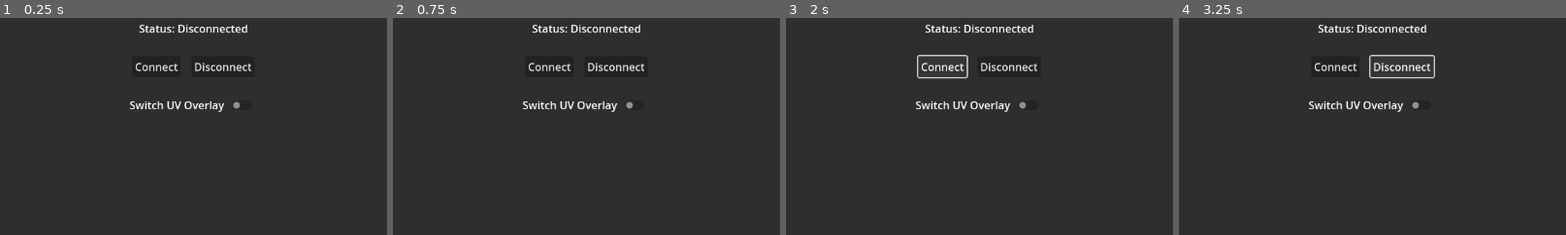
Above: before the commit, frames 1-4 (left to right).
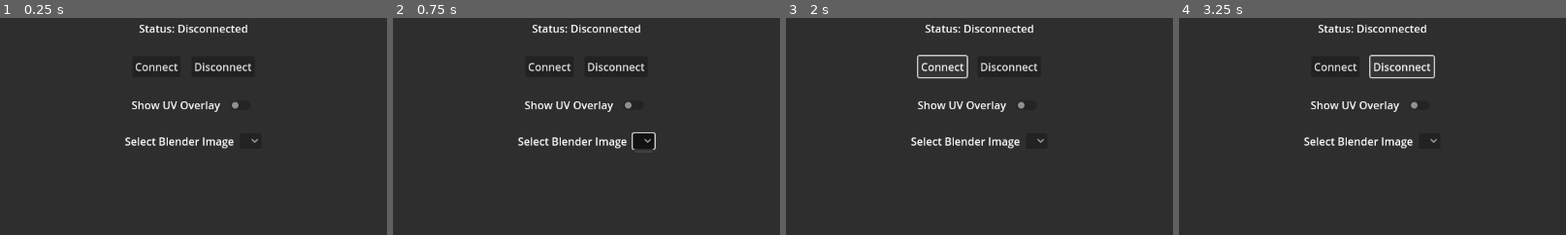
Above: after the commit, the same moments.

Repository: yuchenyang1994/blendlorama
Game: Godot game, scene res://src/Extensions/BlenderPixelorama/BlenderLoramaPanel.tscn
Same seed, same stepped clock (60 frames per second), same inputs: the game is played once before the commit and once after it.
Inputs (mouse positions are % of the whole screen's width and height, from its top left):
- Up to frame 1 (0.25 s): no input
- Up to frame 2 (0.75 s): click (57, 28) at 0.52 s
- Up to frame 3 (2 s): click "Connect" at 1.25 s
- Up to frame 4 (3.25 s): click "Disconnect" at 2 s
The pictures show only the part of the screen within x 25-75%, y 0-50%; the shares and areas given below are measured in that part.

The runs differ from the first frame. In frame 1, 1.3% of the frame differs, in the area x 32-67%, y 38-61%; in frame 2, 1.7%, in the area x 32-68%, y 38-62%; in frame 3, 1.3%; in frame 4, 1.3%.
Error before the commit: Invalid access to property or key 'general' on a base object of type 'null instance'. (res://src/Extensions/BlenderPixelorama/blender_lorama_panel.gd:19)
Error after the commit: Invalid access to property or key 'general' on a base object of type 'null instance'. (res://src/Extensions/BlenderPixelorama/blender_lorama_panel.gd:21)

Commit message:
Add: sync texture

Diff:
--- /dev/null
+++ b/blender-lorama/new_script.gd
@@ -0,0 +1,11 @@
+extends Node
+
+
+# Called when the node enters the scene tree for the first time.
+func _ready() -> void:
+	pass # Replace with function body.
+
+
+# Called every frame. 'delta' is the elapsed time since the previous frame.
+func _process(delta: float) -> void:
+	pass
--- a/blender-lorama/src/Extensions/BlenderPixelorama/BlenderLoramaPanel.tscn
+++ b/blender-lorama/src/Extensions/BlenderPixelorama/BlenderLoramaPanel.tscn
@@ -44,14 +44,29 @@
 
 [node name="EnableContainer" type="HBoxContainer" parent="MarginContainer/VBoxContainer"]
 layout_mode = 2
+theme_override_constants/separation = 8
 alignment = 1
 
 [node name="Label" type="Label" parent="MarginContainer/VBoxContainer/EnableContainer"]
 layout_mode = 2
-text = "Switch UV Overlay"
+text = "Show UV Overlay"
 
 [node name="SwitchUvOverlay" type="CheckButton" parent="MarginContainer/VBoxContainer/EnableContainer"]
 layout_mode = 2
+
+[node name="ImageListContainer" type="HBoxContainer" parent="MarginContainer/VBoxContainer"]
+custom_minimum_size = Vector2(16, 0)
+layout_mode = 2
+theme_override_constants/separation = 8
+alignment = 1
+
+[node name="Label" type="Label" parent="MarginContainer/VBoxContainer/ImageListContainer"]
+layout_mode = 2
+text = "Select Blender Image"
+
+[node name="ImageOptions" type="OptionButton" parent="MarginContainer/VBoxContainer/ImageListContainer"]
+layout_mode = 2
+alignment = 1
 
 [node name="WebSocketClient" type="Node" parent="."]
 script = ExtResource("2_p2n3e")
--- a/blender-lorama/src/Extensions/BlenderPixelorama/WebSocketClient.gd
+++ b/blender-lorama/src/Extensions/BlenderPixelorama/WebSocketClient.gd
@@ -25,7 +25,7 @@
 	return OK
 
 
-func send(message: String) -> int:
+func send(message) -> int:
 	if typeof(message) == TYPE_STRING:
 		return socket.send_text(message)
 	return socket.send(var_to_bytes(message))
--- a/blender-lorama/src/Extensions/BlenderPixelorama/blender_lorama_panel.gd
+++ b/blender-lorama/src/Extensions/BlenderPixelorama/blender_lorama_panel.gd
@@ -9,6 +9,8 @@
 @onready
 var uv_overlay_enable_button: CheckButton = $MarginContainer/VBoxContainer/EnableContainer/SwitchUvOverlay
 @onready var texture_exporter = $TextureExporter
+@onready var image_options: OptionButton = $MarginContainer/VBoxContainer/ImageListContainer/ImageOptions
+var current_project
 var uv_overlay: UVOverlay
 var export_tex_timer: Timer
 
@@ -25,6 +27,7 @@
 	export_tex_timer.one_shot = false
 	export_tex_timer.autostart = true
 	add_child(export_tex_timer)
+	current_project = extensions_api.project.current_project
 	export_tex_timer.timeout.connect(_on_export_timer_timeout)
 	connect_button.pressed.connect(on_connect_button_pressed)
 	disconnect_button.pressed.connect(on_disconnect_button_pressed)
@@ -32,6 +35,8 @@
 	websocket_client.connection_closed.connect(_on_server_closed)
 	websocket_client.message_received.connect(_on_recive_message)
 	uv_overlay_enable_button.toggled.connect(_on_overlay_toggle)
+	image_options.item_selected.connect(_on_blender_image_selected)
+
 
 
 func _on_server_connected():
@@ -45,6 +50,11 @@
 func _on_overlay_toggle(toggled_on):
 	uv_overlay.set_enabled(toggled_on)
 
+func _on_blender_image_selected(index):
+	var image_name = image_options.get_item_text(index)
+	current_project.name = image_name
+
+
 
 func _on_recive_message(msg: String) -> void:
 	var message = JSON.parse_string(msg)
@@ -53,6 +63,8 @@
 	match type:
 		"GET_UV_OVERLAY":
 			_handle_uv_data(message)
+		"GET_IMAGES":
+			_handle_blender_images(message)
 		_:
 			pass
 
@@ -61,12 +73,21 @@
 	uv_overlay.clear_uv_overlay()
 	uv_overlay.set_uv_data(uv_data)
 
+func _handle_blender_images(image_list):
+	image_options.clear()
+	if image_list["data"]:
+		current_project.name = image_list["data"][0]["name"]
+	for image in image_list["data"]:
+		image_options.add_item(image["name"])
+
 
 func _on_export_timer_timeout():
-	if websocket_client.last_state == WebSocketPeer.STATE_OPEN:
-		var message = texture_exporter.export()
+	print("start export:", "connection", WebSocketPeer.STATE_OPEN, current_project.name)
+	if websocket_client.last_state == WebSocketPeer.STATE_OPEN and current_project:
+		var message = texture_exporter.export(current_project.name)
 		if message:
-			websocket_client.send(message)
+			var msg = JSON.stringify(message)
+			websocket_client.send(msg)
 
 
 func on_connect_button_pressed() -> void:
--- a/blender-lorama/src/Extensions/BlenderPixelorama/texture_exporter.gd
+++ b/blender-lorama/src/Extensions/BlenderPixelorama/texture_exporter.gd
@@ -22,7 +22,7 @@
 		dir.make_dir_recursive("tmp/blenderlorama_realtime")
 
 
-func export():
+func export(image_name):
 	if not extensions_api:
 		return
 
@@ -32,11 +32,12 @@
 	if current_hash == last_project_hash:
 		return
 	var blended_image = _create_blended_image(project, current_frame)
-	var export_path = export_temp_dir.path_join("current_frame.png")
+	var export_path = export_temp_dir.path_join("%s_current_frame.png" %image_name)
 	if blended_image.save_png(export_path) == OK:
 		last_project_hash = current_hash
 		var sync_info = {
 			"type": "SYNC_TEXTURE",
+			"image": image_name,
 			"project_size": project.size,
 			"file_path": ProjectSettings.globalize_path(export_path)
 		}
Not shown, added: blender-lorama/new_script.gd.uid
Not shown, changed: blender-lorama/BlenderPixelorama.pck
Not shown, changed: blender-part/__init__.py
Not shown, added: blender-part/blender_integration.py
Not shown, changed: blender-part/image_manager.py
Not shown, changed: blender-part/server.py
Not shown, changed: blender-part/watch.py
